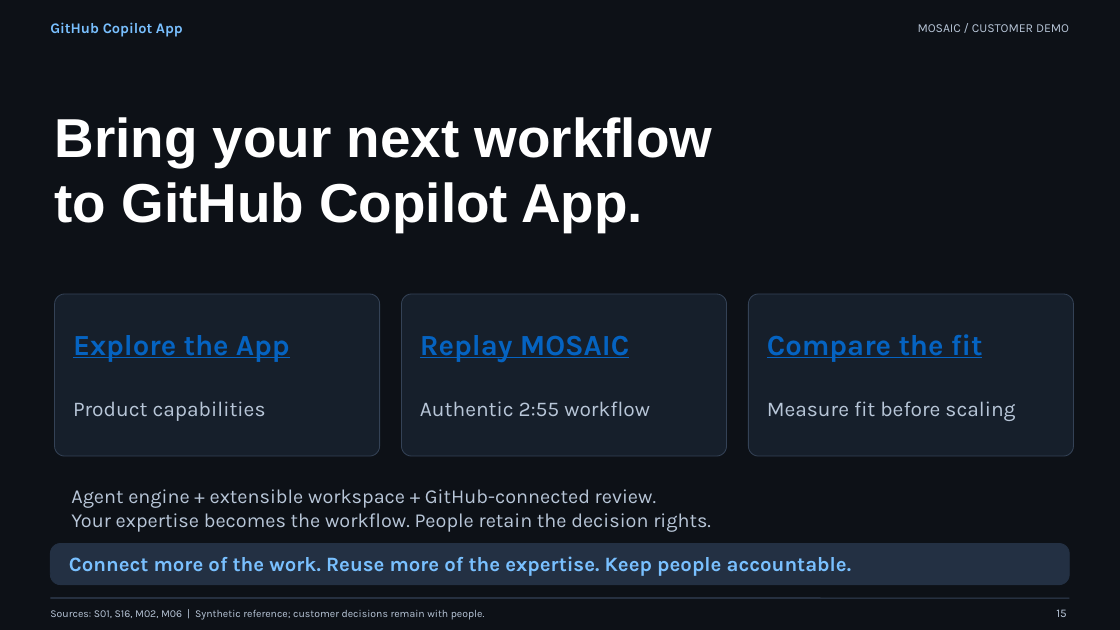
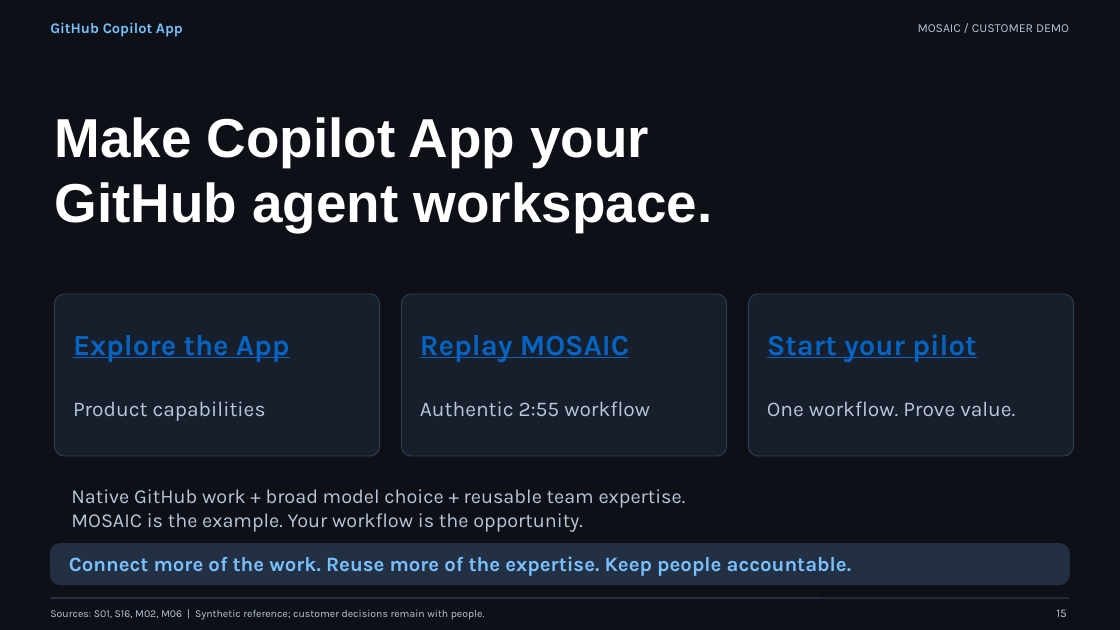
Before and after one commit to gregunger/ghca-mosaic-challenge-official, a slide deck: slide 15 of presentation/mosaic-copilot-app-demo-15min.pptx. Drawn at 1120x630 pixels with LibreOffice and Linux fonts; fonts in the diff are those of the drawing. Boxes give left, top, right and bottom in pixels: in the first picture for what was removed or moved away, otherwise in the second. Text is boxed around its words. In the diff, an @@ line names an element or a change of style, - is before the commit and + after.

```diff
--- a/presentation/mosaic-copilot-app-demo-15min.pptx
+++ b/presentation/mosaic-copilot-app-demo-15min.pptx
@@ text at <box>55,117,712,232</box>: text changed @@
-Bring your next workflow
-to GitHub Copilot App.
+Make Copilot App your
+GitHub agent workspace.
@@ text at <box>767,334,976,362</box>: text changed @@
-Compare the fit
+Start your pilot
@@ text at <box>767,401,1015,416</box>: text changed @@
-Measure fit before scaling
+One workflow. Prove value.
@@ text at <box>71,489,686,532</box>: text changed @@
-Agent engine + extensible workspace + GitHub-connected review.
-Your expertise becomes the workflow. People retain the decision rights.
+Native GitHub work + broad model choice + reusable team expertise.
+MOSAIC is the example. Your workflow is the opportunity.
```
Also in this commit, not shown: 7 other slides changed, 4 other files.
